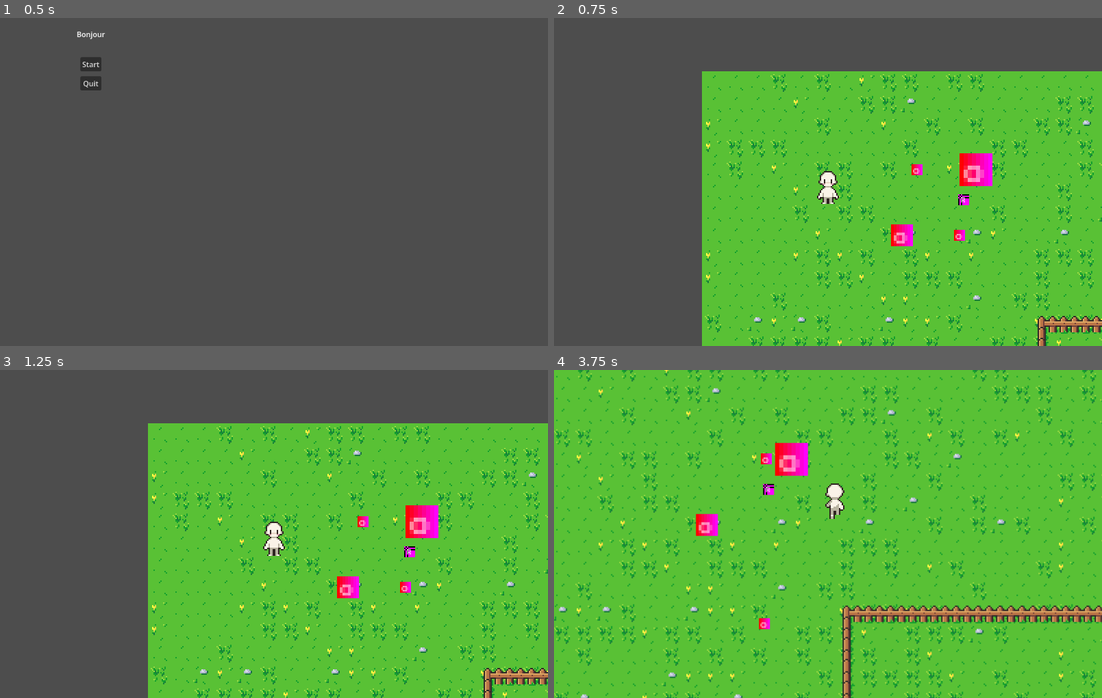
Above: before the commit, frames 1-4 (two rows, left to right).
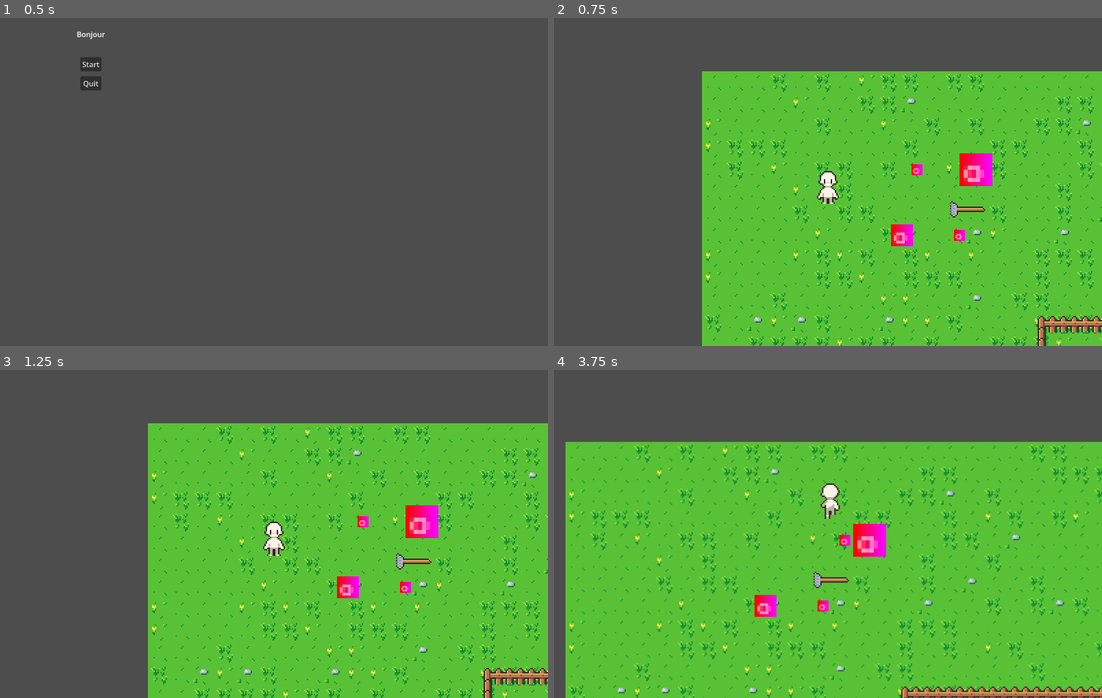
Above: after the commit, the same moments.

Repository: deerbast/upsijam-6-AfterParty
Game: Godot game, scene res://scenes/ecran_titre/ecran_titre.tscn
Two runs of this game, one before a commit and one after it. Both use one fixed random seed, a clock stepped at 60 frames per second and the inputs below.
Inputs (mouse positions are in pixels of both pictures, inside the frame that each line leads up to):
- Up to frame 1 (0.5 s): no input
- Up to frame 2 (0.75 s): click "Start" at 0.5 s
- Up to frame 3 (1.25 s): no input
- Up to frame 4 (3.75 s): tap Enter at 1.25 s; move the mouse to (965, 550) at 1.27 s; hold Right (Right) 1.28-2.03 s; hold Shift (Dash) 1.28-2.03 s; click (965, 550) at 1.42 s; move the mouse to (718, 550) at 2.02 s; hold S (Down) 2.03-2.78 s; tap Shift (Dash) at 2.1, 3.6 s; move the mouse to (882, 461) at 2.77 s; hold Right (Right) 2.78-3.53 s; hold Shift (Dash) 2.78-3.53 s; move the mouse to (800, 599) at 3.52 s; hold W (Up) from 3.53 s (still down); click (800, 599) at 3.67 s

Frame 1 is identical in both runs. In frame 2, 0.2% of the frame differs, in the area x 72-79%, y 53-61%; in frame 3, 0.2%; in frame 4, 40%, in the area x 0-100%, y 0-100%.

Commit message:
Texture rateau et fix animation

Diff:
--- a/scenes/objects/rateau.gd
+++ b/scenes/objects/rateau.gd
@@ -4,7 +4,7 @@
 # Called when the node enters the scene tree for the first time.
 func _ready() -> void:
 	$AnimatedSprite2D.stop()
-
+	$AnimatedSprite2D.set_frame_and_progress(0,0)
 
 # Called every frame. 'delta' is the elapsed time since the previous frame.
 func _process(_delta: float) -> void:
@@ -15,4 +15,8 @@
 	if body.is_in_group("Player"):
 		print("Player in rateau")
 		$AnimatedSprite2D.play("default")
-		body.blocked(2)
+		body.blocked(1)
+
+func _on_animated_sprite_2d_animation_looped() -> void:
+	$AnimatedSprite2D.stop()
+	$AnimatedSprite2D.set_frame_and_progress(0,0)
--- a/scenes/objects/rateau.tscn
+++ b/scenes/objects/rateau.tscn
@@ -1,11 +1,49 @@
 [gd_scene format=3 uid="uid://ccb56340cgjvs"]
 
 [ext_resource type="Script" uid="uid://dcbqmlvnlkgjp" path="res://scenes/objects/rateau.gd" id="1_lnf81"]
+[ext_resource type="Texture2D" uid="uid://cnegkohhdj873" path="res://assets/rake_sprite.png" id="2_8ijdy"]
+
+[sub_resource type="AtlasTexture" id="AtlasTexture_msps8"]
+atlas = ExtResource("2_8ijdy")
+region = Rect2(0, 0, 32, 32)
+
+[sub_resource type="AtlasTexture" id="AtlasTexture_8ja45"]
+atlas = ExtResource("2_8ijdy")
+region = Rect2(32, 0, 32, 32)
+
+[sub_resource type="AtlasTexture" id="AtlasTexture_wqh45"]
+atlas = ExtResource("2_8ijdy")
+region = Rect2(64, 0, 32, 32)
+
+[sub_resource type="AtlasTexture" id="AtlasTexture_thulk"]
+atlas = ExtResource("2_8ijdy")
+region = Rect2(96, 0, 32, 32)
 
 [sub_resource type="SpriteFrames" id="SpriteFrames_uswfk"]
+animations = [{
+"frames": [{
+"duration": 1.0,
+"texture": SubResource("AtlasTexture_msps8")
+}, {
+"duration": 1.0,
+"texture": SubResource("AtlasTexture_8ja45")
+}, {
+"duration": 1.0,
+"texture": SubResource("AtlasTexture_wqh45")
+}, {
+"duration": 1.0,
+"texture": SubResource("AtlasTexture_thulk")
+}],
+"loop": true,
+"name": &"default",
+"speed": 5.0
+}]
 
 [sub_resource type="RectangleShape2D" id="RectangleShape2D_uswfk"]
-size = Vector2(8, 8)
+size = Vector2(30, 27)
+
+[sub_resource type="RectangleShape2D" id="RectangleShape2D_kaitm"]
+size = Vector2(26, 12)
 
 [sub_resource type="PlaceholderTexture2D" id="PlaceholderTexture2D_lnf81"]
 size = Vector2(8, 8)
@@ -19,19 +57,23 @@
 
 [node name="AnimatedSprite2D" type="AnimatedSprite2D" parent="." unique_id=331818679]
 sprite_frames = SubResource("SpriteFrames_uswfk")
+frame = 2
 
 [node name="CollisionShape2D" type="CollisionShape2D" parent="." unique_id=1586752399]
+position = Vector2(1, -0.5)
 shape = SubResource("RectangleShape2D_uswfk")
 
-[node name="Area2D" type="Area2D" parent="." unique_id=1211963819]
+[node name="ActivationArea" type="Area2D" parent="." unique_id=1211963819]
 
-[node name="CollisionShape2D" type="CollisionShape2D" parent="Area2D" unique_id=1683787596]
-shape = SubResource("RectangleShape2D_uswfk")
+[node name="CollisionShape2D" type="CollisionShape2D" parent="ActivationArea" unique_id=1683787596]
+position = Vector2(3, 7)
+shape = SubResource("RectangleShape2D_kaitm")
 
-[node name="Sprite2D" type="Sprite2D" parent="." unique_id=1637216682]
+[node name="Debug" type="Sprite2D" parent="." unique_id=1637216682]
+visible = false
 texture = SubResource("PlaceholderTexture2D_lnf81")
 
-[node name="Label" type="Label" parent="Sprite2D" unique_id=1193606027]
+[node name="Label" type="Label" parent="Debug" unique_id=1193606027]
 offset_left = -4.0
 offset_top = -4.0
 offset_right = 4.0
@@ -41,5 +83,7 @@
 horizontal_alignment = 1
 
 [connection signal="input_event" from="." to="." method="_on_input_event"]
-[connection signal="area_entered" from="Area2D" to="." method="_on_area_2d_area_entered"]
-[connection signal="body_shape_entered" from="Area2D" to="." method="_on_area_2d_body_shape_entered"]
+[connection signal="animation_finished" from="AnimatedSprite2D" to="." method="_on_animated_sprite_2d_animation_finished"]
+[connection signal="animation_looped" from="AnimatedSprite2D" to="." method="_on_animated_sprite_2d_animation_looped"]
+[connection signal="area_entered" from="ActivationArea" to="." method="_on_area_2d_area_entered"]
+[connection signal="body_shape_entered" from="ActivationArea" to="." method="_on_area_2d_body_shape_entered"]
